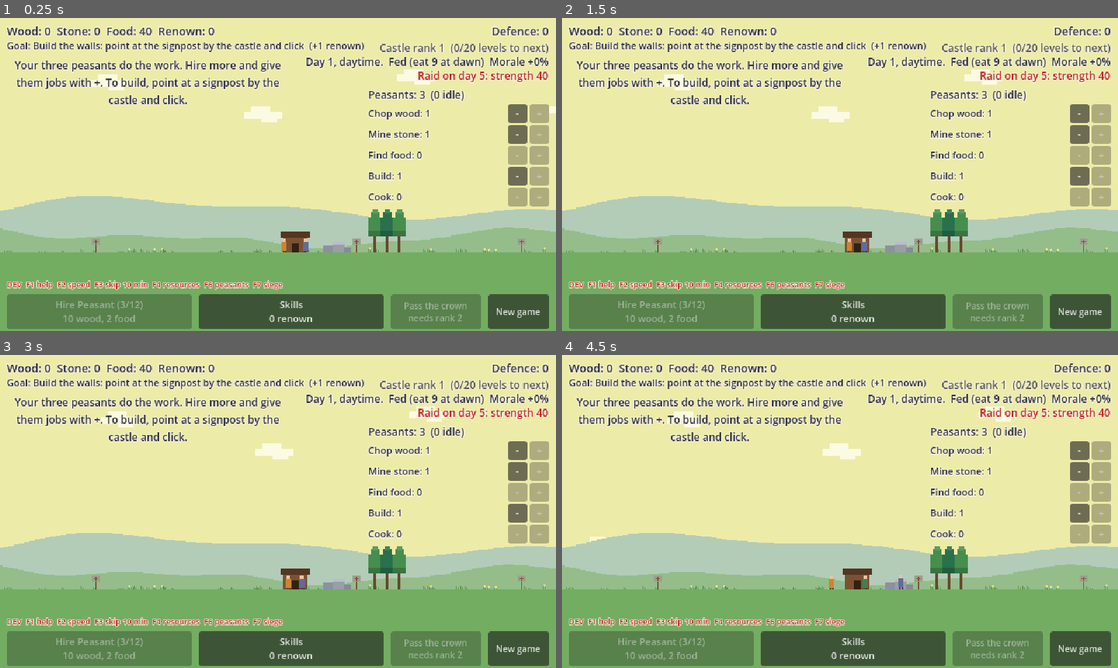
Above: before the commit, frames 1-4 (two rows, left to right).
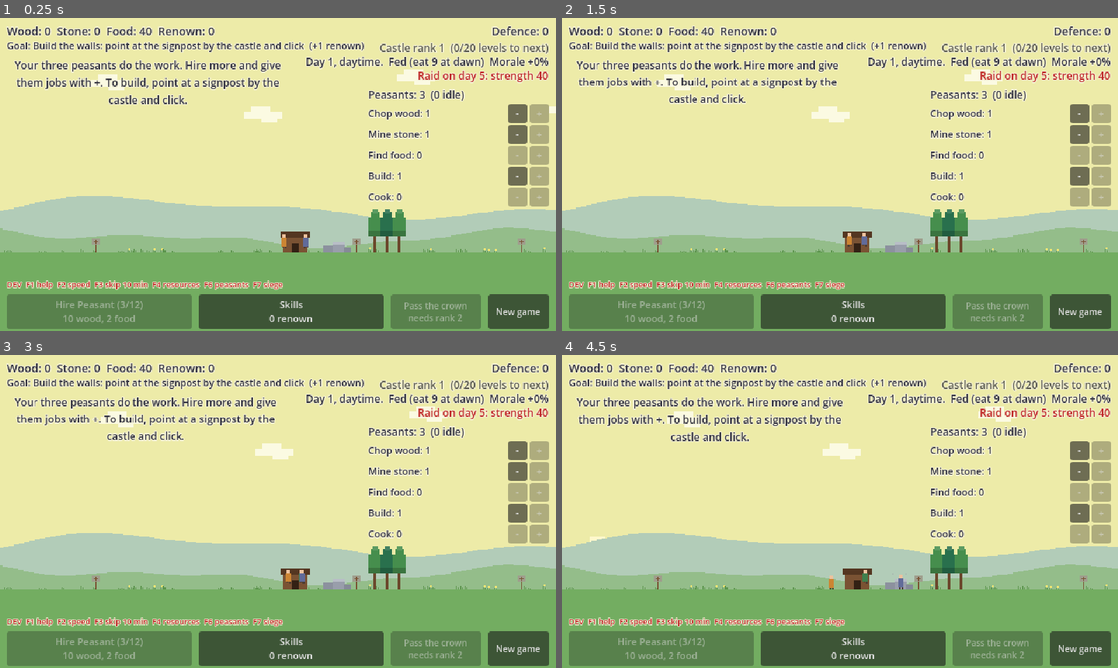
Above: after the commit, the same moments.

Repository: henrikmoepe-del/basebygger
Game: Godot game, scene res://scenes/main.tscn
The game is run twice, just before and just after one commit, with the same random seed, the same clock (stepped at 60 frames per second) and the same inputs.
Inputs:
- Up to frame 1 (0.25 s): no input
- Up to frame 2 (1.5 s): click "New game" at 0.5 s; click "Sure? Press again" at 1.25 s
- Up to frame 3 (3 s): click "New game" at 2 s; click "Sure? Press again" at 2.75 s
- Up to frame 4 (4.5 s): click "-" at 3.5 s; click "+" at 4.25 s

The runs differ from the first frame. In frame 1, less than 0.1% of the frame differs, in the area x 50-56%, y 69-75%; in frame 2, 2.2%; in frame 3, 2.2%, in the area x 3-55%, y 13-75%; in frame 4, less than 0.1%.

Commit message:
Add game feel: chips, shakes, piles, flashes and placeholder sound
Guided by a juice audit of the six flattest moments. Each swing of an
axe or pick throws chips and makes a sound, and the tree shivers. The
stockhouse swells when a load arrives, and logs and stone blocks stack
up beside it as the stores grow. A castle part that gains a level
flashes white, kicks up dust, shakes the view a little and plays a
fanfare. New peasants hop out of the stockhouse. Messages pop in, in
gold for good news. Buying a skill sends a ring out from its node. A
lost raid shakes the view. All sounds are short tones made in code
(no audio files yet); M mutes them.

Co-Authored-By: Claude Opus 5.5 <noreply@anthropic.com>

Diff:
--- a/scenes/main.tscn
+++ b/scenes/main.tscn
@@ -13,6 +13,8 @@
 [ext_resource type="Script" path="res://scripts/build_hover.gd" id="12_hover"]
 [ext_resource type="Script" path="res://scripts/quarry.gd" id="13_quarry"]
 [ext_resource type="Script" path="res://scripts/backdrop.gd" id="14_backdrop"]
+[ext_resource type="Script" path="res://scripts/effects.gd" id="15_effects"]
+[ext_resource type="Script" path="res://scripts/sfx.gd" id="16_sfx"]
 
 [node name="Main" type="Node2D"]
 
@@ -81,6 +83,12 @@
 wilds = NodePath("../Wilds")
 mine = NodePath("../MineSpot")
 castle = NodePath("../Castle")
+
+[node name="Effects" type="Node2D" parent="."]
+script = ExtResource("15_effects")
+
+[node name="Sfx" type="Node" parent="."]
+script = ExtResource("16_sfx")
 
 [node name="Raiders" type="Node2D" parent="."]
 position = Vector2(0, 270)
--- a/scripts/builder.gd
+++ b/scripts/builder.gd
@@ -36,6 +36,9 @@
 			if _walk_to(world.site_x() + _offset, delta):
 				if GameState.job_can_hammer():
 					_hammering = true
+					# One clink each time the hammer comes down.
+					if int((_swing + delta * 10.0) / PI) != int(_swing / PI):
+						get_tree().call_group("sfx", "play", "hammer")
 					_swing += delta * 10.0
 					GameState.job_add_work(GameState.hammer_rate() * _skill() * delta)
 				else:
--- a/scripts/camera.gd
+++ b/scripts/camera.gd
@@ -8,6 +8,8 @@
 const GROUND_Y := 270.0
 ## Zoom steps, from closest to furthest out.
 const ZOOM_LEVELS := [1.0, 0.75, 0.5]
+## Pixels of shake lost per second.
+const SHAKE_FADE := 14.0
 
 ## The left and right edges of the world.
 @export var world_left := -480.0
@@ -16,14 +18,26 @@
 @export var start_x := 150.0
 
 var _zoom_index := 0
+## How hard the view is shaking right now, in pixels. It dies away quickly.
+var _shake := 0.0
 
 
 func _ready() -> void:
+	add_to_group("camera")
 	position.x = start_x
 	_apply_zoom()
 
 
+## Anything can shake the view with
+##     get_tree().call_group("camera", "shake", pixels)
+func shake(pixels: float) -> void:
+	_shake = maxf(_shake, pixels)
+
+
 func _process(delta: float) -> void:
+	if _shake > 0.0:
+		_shake = maxf(_shake - SHAKE_FADE * delta, 0.0)
+		offset = Vector2(randf_range(-_shake, _shake), randf_range(-_shake, _shake)).round()
 	var direction := Input.get_axis("ui_left", "ui_right")
 	if Input.is_physical_key_pressed(KEY_A):
 		direction -= 1.0
--- a/scripts/castle.gd
+++ b/scripts/castle.gd
@@ -12,18 +12,49 @@
 const HOIST_TIME := 1.2
 ## The most stones shown waiting in the pile at the site.
 const MAX_PILE := 6
+const FLASH_TIME := 0.5
+const DUST := Color(0.85, 0.82, 0.72)
 
 ## One entry per stone on its way up: seconds since it left the ground.
 var _hoists: Array[float] = []
+## The part that just gained a level, and seconds since it did.
+var _flash_part := ""
+var _flash_age := 0.0
+var _known_levels := {}
 
 
 func _ready() -> void:
-	GameState.castle_changed.connect(queue_redraw)
+	_known_levels = GameState.part_levels.duplicate()
+	GameState.castle_changed.connect(_on_castle_changed)
 	GameState.job_progress_changed.connect(queue_redraw)
 	GameState.job_delivered.connect(_on_job_delivered)
 
 
+## When a part gains a level it flashes white, dust flies from its base,
+## the screen shakes a little and a fanfare plays.
+func _on_castle_changed() -> void:
+	for part: String in GameState.part_levels:
+		if GameState.part_levels[part] > _known_levels.get(part, 0):
+			_flash_part = part
+			_flash_age = 0.0
+			for shape: Array in CastleData.shapes(part, GameState.part_levels[part]):
+				var area: Rect2 = shape[0]
+				if area.get_area() >= 300.0:
+					var base := to_global(Vector2(area.get_center().x, 0))
+					get_tree().call_group("effects", "burst", base + Vector2(-area.size.x * 0.4, -2), DUST, 5)
+					get_tree().call_group("effects", "burst", base + Vector2(area.size.x * 0.4, -2), DUST, 5)
+			get_tree().call_group("camera", "shake", 3.0)
+			get_tree().call_group("sfx", "play", "built")
+	_known_levels = GameState.part_levels.duplicate()
+	queue_redraw()
+
+
 func _process(delta: float) -> void:
+	if _flash_part != "":
+		_flash_age += delta
+		if _flash_age >= FLASH_TIME:
+			_flash_part = ""
+		queue_redraw()
 	if _hoists.is_empty():
 		return
 	for i in _hoists.size():
@@ -36,6 +67,10 @@
 	for part: String in CastleData.DRAW_ORDER:
 		var level: int = GameState.part_levels[part]
 		_draw_shapes(CastleData.shapes(part, level), 1.0, -INF)
+		if part == _flash_part:
+			var glow := 0.8 * (1.0 - _flash_age / FLASH_TIME)
+			for shape: Array in CastleData.shapes(part, level):
+				draw_rect(shape[0], Color(1, 1, 1, glow))
 		if part == GameState.job_part:
 			var next := CastleData.shapes(part, level + 1)
 			_draw_shapes(next, PREVIEW_ALPHA, -INF)
--- /dev/null
+++ b/scripts/effects.gd
@@ -0,0 +1,43 @@
+extends Node2D
+## Small flying bits: wood chips, stone chips, dust. Anything in the world can
+## ask for a burst with
+##     get_tree().call_group("effects", "burst", where, color, how_many)
+## Each bit is a tiny square that flies up, falls, and fades.
+
+const GRAVITY := 260.0
+const LIFE := 0.5
+
+## Each bit: {"pos": Vector2, "vel": Vector2, "color": Color, "age": float}
+var _bits: Array[Dictionary] = []
+
+
+func _ready() -> void:
+	add_to_group("effects")
+
+
+func _process(delta: float) -> void:
+	if _bits.is_empty():
+		return
+	for bit in _bits:
+		bit.age += delta
+		bit.vel.y += GRAVITY * delta
+		bit.pos += bit.vel * delta
+	_bits = _bits.filter(func(bit: Dictionary) -> bool: return bit.age < LIFE)
+	queue_redraw()
+
+
+func _draw() -> void:
+	for bit in _bits:
+		var fade: float = 1.0 - bit.age / LIFE
+		draw_rect(Rect2(to_local(bit.pos), Vector2(2, 2)), Color(bit.color, fade))
+
+
+## where is a position in the world (global coordinates).
+func burst(where: Vector2, color: Color, count: int) -> void:
+	for i in count:
+		_bits.append({
+			"pos": where + Vector2(randf_range(-3.0, 3.0), randf_range(-2.0, 2.0)),
+			"vel": Vector2(randf_range(-40.0, 40.0), randf_range(-90.0, -40.0)),
+			"color": color, "age": 0.0,
+		})
+	queue_redraw()
--- a/scripts/gatherer.gd
+++ b/scripts/gatherer.gd
@@ -11,6 +11,10 @@
 }
 ## Digging iron out of the mine takes this many times longer than other gathering.
 const IRON_WORK_MULT := 3.0
+## Seconds between swings of the axe or pick while working.
+const SWING_TIME := 0.35
+## The sound each resource makes when it is worked (food is gathered quietly).
+const WORK_SOUNDS := {"wood": "chop", "stone": "mine", "iron": "mine"}
 const RETRY_TIME := 0.5
 const WORK_TIME := 1.0
 
@@ -20,6 +24,7 @@
 var _spot_offset := randf_range(-5.0, 5.0)
 var _carrying := 0
 var _resource := ""
+var _swing_timer := 0.0
 
 
 func _work(delta: float) -> void:
@@ -44,6 +49,10 @@
 					_timer *= IRON_WORK_MULT
 		State.WORKING:
 			_timer -= delta
+			_swing_timer -= delta
+			if _swing_timer <= 0.0:
+				_swing_timer = SWING_TIME
+				_swing()
 			if _timer <= 0.0:
 				# Take as much as the basket holds, or whatever is left.
 				while _carrying < GameState.carry_amount(job) * _skill() and _spot.take():
@@ -63,6 +72,16 @@
 				_timer = 0.0
 
 
+## One swing: chips fly, the tree shakes, and there is a thunk.
+func _swing() -> void:
+	if not WORK_SOUNDS.has(_resource):
+		return
+	get_tree().call_group("effects", "burst", _spot.global_position + Vector2(_spot_offset, -8.0), CARRY_COLORS[_resource], 3)
+	get_tree().call_group("sfx", "play", WORK_SOUNDS[_resource])
+	if _spot.has_method("shake"):
+		_spot.shake()
+
+
 func _bob() -> float:
 	return -absf(sin(_timer * 12.0)) * 1.5 if _state == State.WORKING else 0.0
 
--- a/scripts/hud.gd
+++ b/scripts/hud.gd
@@ -9,6 +9,7 @@
 const RESET_CONFIRM_TIME := 3.0
 const TEXT_COLOR := Color(0.2, 0.2, 0.25)
 const HUNGRY_COLOR := Color(0.75, 0.15, 0.15)
+const GOOD_NEWS_COLOR := Color(0.55, 0.36, 0.05)
 const OUTLINE_COLOR := Color(0.96, 0.95, 0.85)
 
 @onready var resources_label: Label = %ResourcesLabel
@@ -47,6 +48,11 @@
 	]:
 		changed.connect(_refresh)
 	hire_button.pressed.connect(GameState.hire_peasant)
+	# A click sound whenever something is bought, and a shake when a raid is lost.
+	GameState.peasants_changed.connect(func() -> void: get_tree().call_group("sfx", "play", "buy"))
+	GameState.raid_resolved.connect(func(won: bool) -> void:
+		if not won:
+			get_tree().call_group("camera", "shake", 6.0))
 	cow_button.pressed.connect(GameState.buy_cow)
 	defend_button.pressed.connect(GameState.start_siege)
 	GameState.raid_started.connect(_refresh)
@@ -110,9 +116,15 @@
 	toast_label.text = text
 	toast_label.modulate.a = 1.0
 	toast_label.show()
+	# Good news is gold; everything pops in a little too big and settles.
+	var good := text.begins_with("Goal") or text.begins_with("Raid repelled") or text.begins_with("Castle rank")
+	toast_label.add_theme_color_override("font_color", GOOD_NEWS_COLOR if good else TEXT_COLOR)
+	toast_label.pivot_offset = Vector2(0, toast_label.size.y / 2)
+	toast_label.scale = Vector2(1.25, 1.25)
 	if _toast_tween:
 		_toast_tween.kill()
 	_toast_tween = create_tween()
+	_toast_tween.tween_property(toast_label, "scale", Vector2.ONE, 0.25).set_trans(Tween.TRANS_BACK).set_ease(Tween.EASE_OUT)
 	_toast_tween.tween_interval(TOAST_TIME)
 	_toast_tween.tween_property(toast_label, "modulate:a", 0.0, 1.0)
 
--- /dev/null
+++ b/scripts/sfx.gd
@@ -0,0 +1,84 @@
+extends Node
+## Sound effects, made in code so the game needs no audio files yet: each is
+## a short tone or burst of noise that fades out. Anything can play one with
+##     get_tree().call_group("sfx", "play", "chop")
+## Press M to mute or unmute. Real sounds can replace these later by loading
+## files into _sounds under the same names.
+
+const MIX_RATE := 22050
+const VOICES := 6
+const VOLUME_DB := -16.0
+## The same sound can't start again sooner than this, so a crowd of peasants
+## doesn't turn into a roar.
+const MIN_GAP := 0.09
+
+var _sounds := {}
+var _players: Array[AudioStreamPlayer] = []
+var _last_played := {}
+var _muted := false
+
+
+func _ready() -> void:
+	add_to_group("sfx")
+	# Name: the notes in Hz played one after another, length, share of noise.
+	_sounds = {
+		"chop": _make([180.0], 0.07, 0.7),
+		"mine": _make([520.0], 0.06, 0.5),
+		"deliver": _make([660.0, 880.0], 0.09, 0.0),
+		"hammer": _make([300.0], 0.05, 0.4),
+		"buy": _make([520.0, 780.0], 0.10, 0.0),
+		"built": _make([392.0, 523.0, 659.0], 0.32, 0.0),
+		"goal": _make([523.0, 659.0, 784.0, 1047.0], 0.45, 0.0),
+		"won": _make([392.0, 523.0, 784.0], 0.5, 0.0),
+		"lost": _make([196.0, 147.0, 110.0], 0.6, 0.15),
+	}
+	for i in VOICES:
+		var player := AudioStreamPlayer.new()
+		player.volume_db = VOLUME_DB
+		add_child(player)
+		_players.append(player)
+
+	GameState.income_delivered.connect(func(_type: String, _amount: int) -> void: play("deliver"))
+	GameState.raid_resolved.connect(func(won: bool) -> void: play("won" if won else "lost"))
+	GameState.announced.connect(func(text: String) -> void:
+		if text.begins_with("Goal"):
+			play("goal"))
+
+
+func _unhandled_key_input(event: InputEvent) -> void:
+	if event.pressed and not event.echo and event.keycode == KEY_M:
+		_muted = not _muted
+
+
+func play(sound: String) -> void:
+	if _muted or not _sounds.has(sound):
+		return
+	var now := Time.get_ticks_msec() / 1000.0
+	if now - _last_played.get(sound, -1.0) < MIN_GAP:
+		return
+	_last_played[sound] = now
+	for player in _players:
+		if not player.playing:
+			player.stream = _sounds[sound]
+			player.play()
+			return
+
+
+## Builds a sound: the notes are played in turn across the length, mixed with
+## some noise (0 = pure tone, 1 = all noise), fading out towards the end.
+func _make(notes: Array, length: float, noise: float) -> AudioStreamWAV:
+	var count := int(MIX_RATE * length)
+	var data := PackedByteArray()
+	data.resize(count)
+	for i in count:
+		var progress := float(i) / count
+		var note: float = notes[mini(int(progress * notes.size()), notes.size() - 1)]
+		var wave := sin(TAU * note * i / MIX_RATE) * (1.0 - noise) + randf_range(-1.0, 1.0) * noise
+		var level := wave * pow(1.0 - progress, 2.0) * 0.6
+		# 8-bit sound stores each sample as a signed byte.
+		data[i] = (int(level * 127.0) + 256) % 256
+	var stream := AudioStreamWAV.new()
+	stream.format = AudioStreamWAV.FORMAT_8_BITS
+	stream.mix_rate = MIX_RATE
+	stream.data = data
+	return stream
--- a/scripts/skill_tree.gd
+++ b/scripts/skill_tree.gd
@@ -23,6 +23,7 @@
 const TEXT_DIM := Color(0.55, 0.58, 0.66)
 const CARD_FILL := Color(0.08, 0.10, 0.15, 0.97)
 const CARD_SIZE := Vector2(200, 104)
+const PULSE_TIME := 0.4
 
 @onready var renown_label: Label = %SkillRenownLabel
 @onready var close_button: Button = %SkillCloseButton
@@ -30,6 +31,9 @@
 ## Where the centre of the map is on screen. Dragging changes it.
 var _origin := Vector2(320, 190)
 var _hovered := ""
+## The skill just bought, and seconds since: a ring spreads out from it.
+var _pulse := ""
+var _pulse_age := 0.0
 var _font: Font = ThemeDB.fallback_font
 
 
@@ -48,8 +52,18 @@
 		queue_redraw()
 	elif event is InputEventMouseButton and event.pressed and event.button_index == MOUSE_BUTTON_LEFT:
 		var id := _skill_at(event.position)
-		if id != "" and _is_revealed(id):
-			GameState.buy_skill(id)
+		if id != "" and _is_revealed(id) and GameState.buy_skill(id):
+			_pulse = id
+			_pulse_age = 0.0
+			get_tree().call_group("sfx", "play", "buy")
+
+
+func _process(delta: float) -> void:
+	if _pulse != "":
+		_pulse_age += delta
+		if _pulse_age >= PULSE_TIME:
+			_pulse = ""
+		queue_redraw()
 
 
 func _draw() -> void:
@@ -69,6 +83,10 @@
 	for id: String in SkillData.SKILLS:
 		if _is_shown(id):
 			_draw_node(id)
+	if _pulse != "":
+		var spread := NODE / 2 + 22.0 * _pulse_age / PULSE_TIME
+		var ring := Rect2(_center(_pulse) - Vector2(spread, spread), Vector2(spread, spread) * 2)
+		draw_rect(ring, Color(BORDER_OWNED, 1.0 - _pulse_age / PULSE_TIME), false, 2.0)
 	if _hovered != "" and _is_shown(_hovered):
 		_draw_card(_hovered)
 
--- a/scripts/tree.gd
+++ b/scripts/tree.gd
@@ -8,6 +8,8 @@
 var wood_left := BASE_WOOD
 ## 0 = just planted (or chopped down), 1 = fully grown.
 var growth := 1.0
+## Seconds of shaking left after an axe blow.
+var _shake := 0.0
 
 
 func _init() -> void:
@@ -38,7 +40,14 @@
 	return true
 
 
+func shake() -> void:
+	_shake = 0.18
+
+
 func _process(delta: float) -> void:
+	if _shake > 0.0:
+		_shake -= delta
+		queue_redraw()
 	if growth < 1.0:
 		growth = minf(growth + delta * GameState.tree_grow_mult() / GROW_TIME, 1.0)
 		if growth >= 1.0:
@@ -56,9 +65,13 @@
 	var shade := 0.06 * sin(position.x * 0.7)
 	var leaf := Color(0.45, 0.70, 0.40) if growth < 1.0 else Color(0.22 + shade, 0.50 + shade, 0.30)
 	var crown := w * fullness
+	# After an axe blow the crown shivers from side to side.
+	if _shake > 0.0:
+		draw_set_transform(Vector2(sin(_shake * 80.0) * 1.5, 0))
 	draw_rect(Rect2(-maxf(1.0, 1.5 * s), -h * 0.45, maxf(2.0, 3.0 * s), h * 0.45), Color(0.42, 0.28, 0.17))
 	# A rounded crown from three stacked blocks, with a darker underside.
 	draw_rect(Rect2(-crown * 0.5, -h * 0.72, crown, h * 0.34), leaf.darkened(0.18))
 	draw_rect(Rect2(-crown * 0.5, -h * 0.80, crown, h * 0.30), leaf)
 	draw_rect(Rect2(-crown * 0.36, -h * 0.94, crown * 0.72, h * 0.18), leaf)
 	draw_rect(Rect2(-crown * 0.2, -h, crown * 0.4, h * 0.1), leaf.lightened(0.12))
+	draw_set_transform(Vector2.ZERO)
--- a/scripts/worker.gd
+++ b/scripts/worker.gd
@@ -6,6 +6,7 @@
 const JobData = preload("res://scripts/job_data.gd")
 const LEGS := Color(0.30, 0.24, 0.20)
 const LEG_HEIGHT := 2.0
+const HOP_TIME := 0.35
 
 ## The job id from JobData.JOBS, or "" for idle.
 var job := ""
@@ -17,6 +18,8 @@
 var world: Node2D
 
 var _walking := false
+## Seconds since this peasant appeared; they hop once as they arrive.
+var _age := 0.0
 var _last_x := 0.0
 
 
@@ -28,6 +31,7 @@
 	else:
 		show()
 		_work(delta)
+	_age += delta
 	_walking = not is_equal_approx(position.x, _last_x)
 	_last_x = position.x
 	queue_redraw()
@@ -46,12 +50,14 @@
 func _draw() -> void:
 	var tunic: Color = JobData.JOBS[job].color if job != "" else JobData.IDLE_COLOR
 	var bob := _bob()
+	var hop := -sin(clampf(_age / HOP_TIME, 0.0, 1.0) * PI) * 7.0
+	draw_set_transform(Vector2(0, hop))
 	# Legs: while walking, they take turns stepping.
 	var step := int(Time.get_ticks_msec() / 140.0 + position.x) % 2 if _walking else -1
 	draw_rect(Rect2(-2, -3, 2, 2 if step == 0 else 3), LEGS)
 	draw_rect(Rect2(1, -3, 2, 2 if step == 1 else 3), LEGS)
 	# The body sits on top of the legs.
-	draw_set_transform(Vector2(0, -LEG_HEIGHT))
+	draw_set_transform(Vector2(0, hop - LEG_HEIGHT))
 	draw_rect(Rect2(-3, bob - 10, 6, 10), tunic)
 	draw_rect(Rect2(-2, bob - 14, 4, 4), Color(0.93, 0.76, 0.62))
 	if trained:
--- a/scripts/workers.gd
+++ b/scripts/workers.gd
@@ -12,6 +12,10 @@
 const Soldier = preload("res://scripts/soldier.gd")
 const Cow = preload("res://scripts/cow.gd")
 ## Which script runs each job ("" = idle).
+const BUMP_TIME := 0.15
+## One piece appears in a pile for every PILE_UNIT, then 4x, 9x, 16x that...
+const PILE_UNIT := 6.0
+const MAX_PILE_PIECES := 6
 const FLOAT_TIME := 1.2
 const MAX_FLOATS := 12
 const FLOAT_COLORS := {
@@ -34,19 +38,25 @@
 ## each is {"text": String, "color": Color, "age": float, "x": float}.
 var _floats: Array[Dictionary] = []
 var _font: Font = ThemeDB.fallback_font
+## Seconds left of the stockhouse's little bump when a load arrives.
+var _bump := 0.0
 
 
 func _ready() -> void:
 	GameState.castle_changed.connect(_sync)
 	GameState.peasants_changed.connect(_sync)
 	GameState.income_delivered.connect(_on_income_delivered)
+	GameState.resources_changed.connect(queue_redraw)
 	_sync()
 
 
 func _draw() -> void:
-	# The stockhouse: everything gathered is stored here.
-	draw_rect(Rect2(stock_x - 14, -18, 28, 18), Color(0.48, 0.32, 0.20))
-	draw_rect(Rect2(stock_x - 17, -24, 34, 7), Color(0.33, 0.21, 0.13))
+	_draw_piles()
+	# The stockhouse: everything gathered is stored here. It swells for a
+	# moment each time a load comes in.
+	var swell := 2.0 * maxf(_bump, 0.0) / BUMP_TIME
+	draw_rect(Rect2(stock_x - 14 - swell, -18 - swell, 28 + swell * 2, 18 + swell), Color(0.48, 0.32, 0.20))
+	draw_rect(Rect2(stock_x - 17 - swell, -24 - swell, 34 + swell * 2, 7), Color(0.33, 0.21, 0.13))
 	draw_rect(Rect2(stock_x - 4, -11, 8, 11), Color(0.20, 0.13, 0.08))
 	for number in _floats:
 		var fade: float = 1.0 - number.age / FLOAT_TIME
@@ -60,6 +70,9 @@
 
 
 func _process(delta: float) -> void:
+	if _bump > 0.0:
+		_bump -= delta
+		queue_redraw()
 	if _floats.is_empty():
 		return
 	for number in _floats:
@@ -71,8 +84,33 @@
 func _on_income_delivered(type: String, amount: int) -> void:
 	if amount <= 0 or _floats.size() >= MAX_FLOATS:
 		return
+	_bump = BUMP_TIME
 	_floats.append({"text": "+%d" % amount, "color": FLOAT_COLORS[type], "age": 0.0, "x": stock_x + randf_range(-10.0, 4.0)})
 	queue_redraw()
+
+
+## Logs and stone blocks stacked beside the stockhouse, so the stores can be
+## seen at a glance. The piles grow slowly: each row needs more than the last.
+func _draw_piles() -> void:
+	_draw_pile(stock_x + 20.0, GameState.resources.wood, Vector2(7, 3), Color(0.52, 0.36, 0.22))
+	_draw_pile(stock_x - 34.0, GameState.resources.stone, Vector2(5, 4), Color(0.66, 0.66, 0.70))
+
+
+func _draw_pile(left: float, amount: int, piece: Vector2, color: Color) -> void:
+	var pieces := mini(int(sqrt(amount / PILE_UNIT)), MAX_PILE_PIECES)
+	var row := 0
+	var in_row := 0
+	var row_size := 3
+	for i in pieces:
+		var x := left + in_row * (piece.x + 1) + row * (piece.x + 1) * 0.5
+		var y := -(row + 1) * piece.y
+		draw_rect(Rect2(x, y, piece.x, piece.y - 1), color if (i + row) % 2 == 0 else color.darkened(0.12))
+		in_row += 1
+		if in_row >= row_size - row:
+			in_row = 0
+			row += 1
+			if row >= row_size:
+				break
 
 
 ## Where a gatherer should go for this resource right now (null = nowhere).
Not shown, changed: CLAUDE.md
